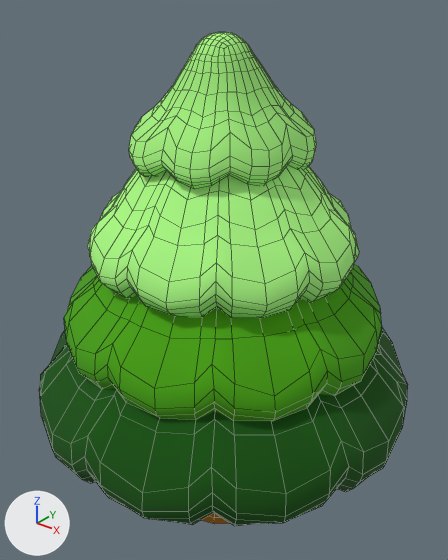
The FBX model Honk/Assets/---Art---/Mesh/Sapins/Sapin_triangle.fbx, before and after one commit.
The view is the same before and after, from a camera (50 mm lens) standing at (0.906, -1.13, 1.382) and looking at (-0.01, 0.014, 0.672). Lighting does not change. The marker at lower left points along +X, +Y and +Z. Mesh edges are drawn as thin lines. Where no turn or scale is listed for an object, it has been applied to the vertices.
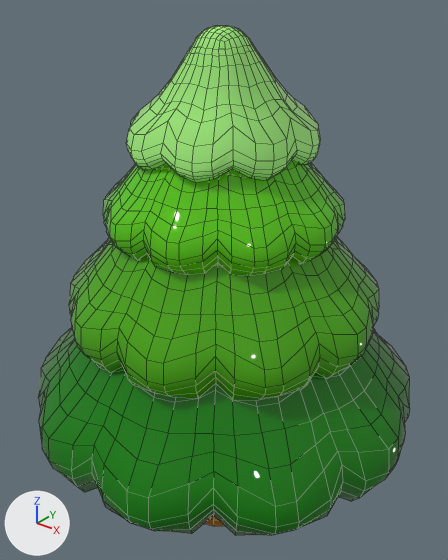
Where the newer file only moved an object's origin or applied its transform, the numbers keep the older frame.

Where the change shows, as pixel boxes (x1, y1, x2, y2) in the pictures (448 x 560 px):
'Object005', reshaped, moved, rescaled
    before: (39, 328, 408, 526)
    after: (38, 328, 410, 535)
'Object006', surface changed, reshaped, moved, rescaled
    before: (64, 264, 383, 421)
    after: (69, 236, 379, 400)
'Object007', deleted (green)
    before: (87, 166, 359, 318)
'3', added (green)
    after: (103, 161, 345, 276)
'Feuilles_Haut_low002', mesh rescaled
    before: (129, 32, 317, 189)
    after: (126, 25, 321, 183)
'Tronc_low007', moved, rescaled
    before: (202, 513, 229, 524)
    after: (204, 515, 225, 526)
part 1 of me_mesh_002, added (green)
    after: (69, 236, 379, 400)
part 2 of me_mesh_002, deleted (green)
    before: (64, 264, 383, 421)
part 5 of me_mesh_001, added (green)
    after: (38, 328, 410, 535)
part 6 of me_mesh_001, deleted (green)
    before: (39, 328, 408, 526)

What the commit changed:
In material 'Material #39' (mat_material__39), roughness goes from 1.0 to 0.0.
Material 'Material #65' (mat_material__65) is new.
Its base color is (0.0037, 0.198, 0.0) (dark green #0c7b00).
Its roughness is 0.0.
Material 'Material #67' (mat_material__67) is new.
Its base color is (0.0915, 0.542, 0.0) (green #55c200).
Its roughness is 0.0.
me_mesh_001 is used by ob_object005; parent ob_tronc_low007; location (-0.152, 110.9, -0.216); rotation (-1.571, 0.0, 0.0), in degrees (-90, 0, 0).
me_mesh_001 had 600 vertices, 560 faces and spanned x -49.4..49.7, y -49.5..49.1, z -84.9..-44.9.
me_mesh_001 no longer uses material mat_material__36 (dark green #0b5300).
me_mesh_001 now has 788 vertices, 737 faces and spans x -20.2..20.2, y -19.5..19.8, z -8.2..8.2.
me_mesh_001 part 5: 788 vertices added at x -20.2..20.2, y -19.5..19.8, z -8.2..8.2.
me_mesh_001 part 6: 600 vertices removed from x -49.4..49.7, y -49.5..49.1, z -84.9..-44.9.
me_mesh_001 now uses material mat_material__65 (dark green #0c7b00).
me_mesh has 108 vertices, 90 faces and spans x -17.4..17.4, y -0.5..36.5, z -17.1..17.1.
me_mesh is used by ob_tronc_low007; location (0.0, 0.0, 0.002); rotation (1.571, 0.0, 0.0), in degrees (90, 0, 0); scale (0.01, 0.01, 0.01).
me_mesh part 3: the whole mesh is scaled about the mesh origin by 0.409.
me_mesh_004 has 561 vertices, 544 faces and spans x -0.201..0.201, y -0.217..0.216, z 0.021..0.317.
me_mesh_004 is used by ob_feuilles_haut_low002; location (0.0, 0.001, 0.96).
me_mesh_004 part 4: the whole mesh is scaled about its middle by (1.06, 1, 1), then moved by (-0.001, 0.001, 0.013).
me_mesh_002 is used by ob_object006; parent ob_object005; location (-0.000061, 0.0, 0.0).
me_mesh_002 had 600 vertices, 560 faces and spanned x -41.1..41.3, y -41.1..40.8, z -62.4..-29.1.
me_mesh_002 now has 786 vertices, 735 faces and spans x -15.8..15.8, y -15.3..15.5, z -6.4..6.4.
me_mesh_002 part 1: 786 vertices added at x -15.8..15.8, y -15.3..15.5, z -6.4..6.4.
me_mesh_002 part 2: 600 vertices removed from x -41.1..41.3, y -41.1..40.8, z -62.4..-29.1.
Mesh me_mesh_003_1 is new.
It has 788 vertices, 737 faces and spans x -0.295..0.295, y -0.286..0.289, z -0.12..0.12.
It uses material mat_material__67 (green #55c200).
Object 'Object005' (ob_object005) moves from (-0.152, 110.9, -0.216) to (-0.0104, 17.82, -0.0144).
Object 'Tronc_low007' (ob_tronc_low007) moves from (0.0, 0.0, 0.002) to (0.0, 0.0, 0.0).
Object 'Tronc_low007' (ob_tronc_low007) is rescaled from (0.01, 0.01, 0.01) to (0.0254, 0.0254, 0.0254).
Object 'Object007' (ob_object007) is deleted.
Object 'Object006' (ob_object006) moves from (-0.000061, 0.0, 0.0) to (0.0, 0.0, 9.976).
Object '3' (ob_3) is new; it shows me_mesh_003_1.
Its location is (0.0, 0.0, 0.921).
